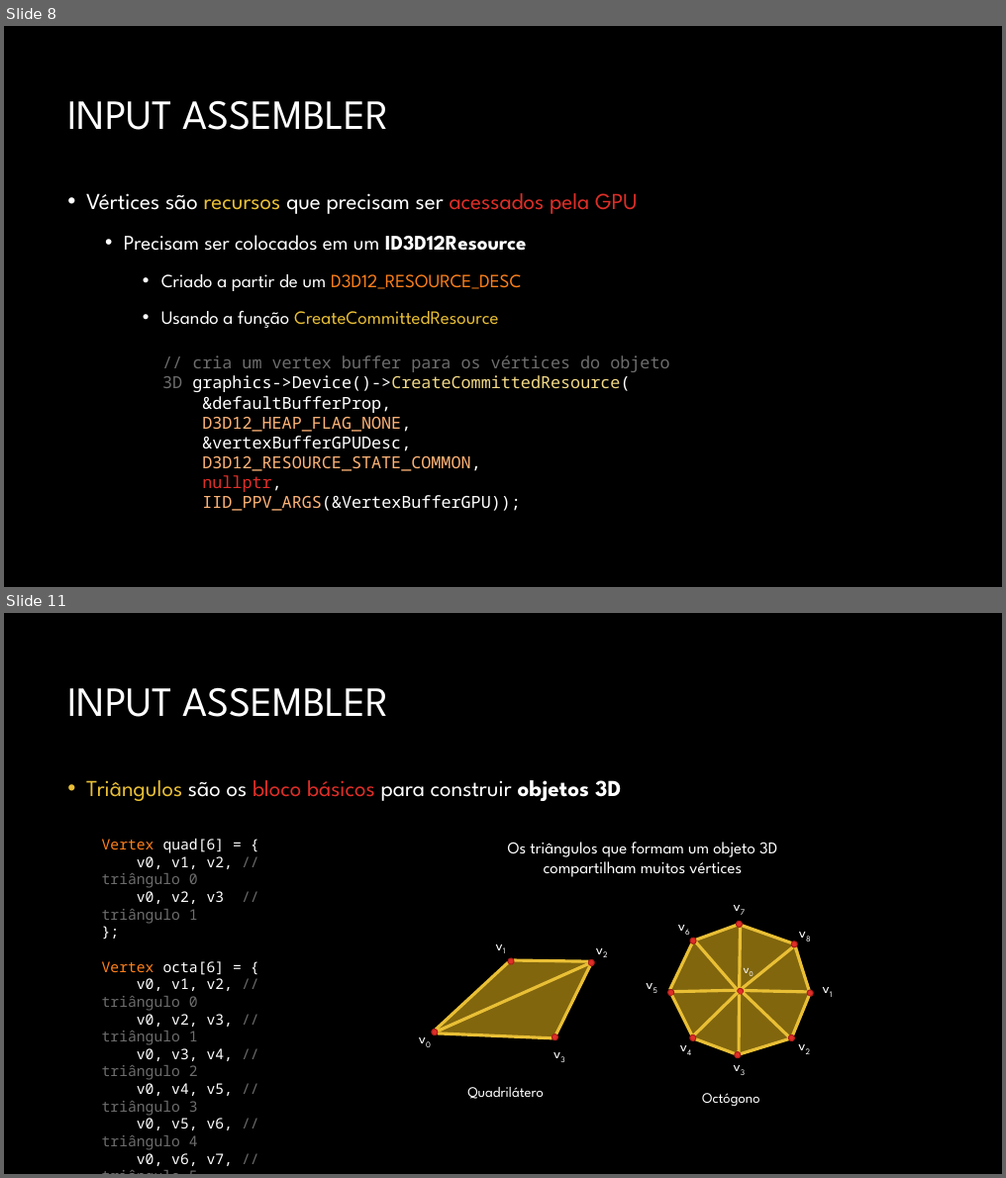
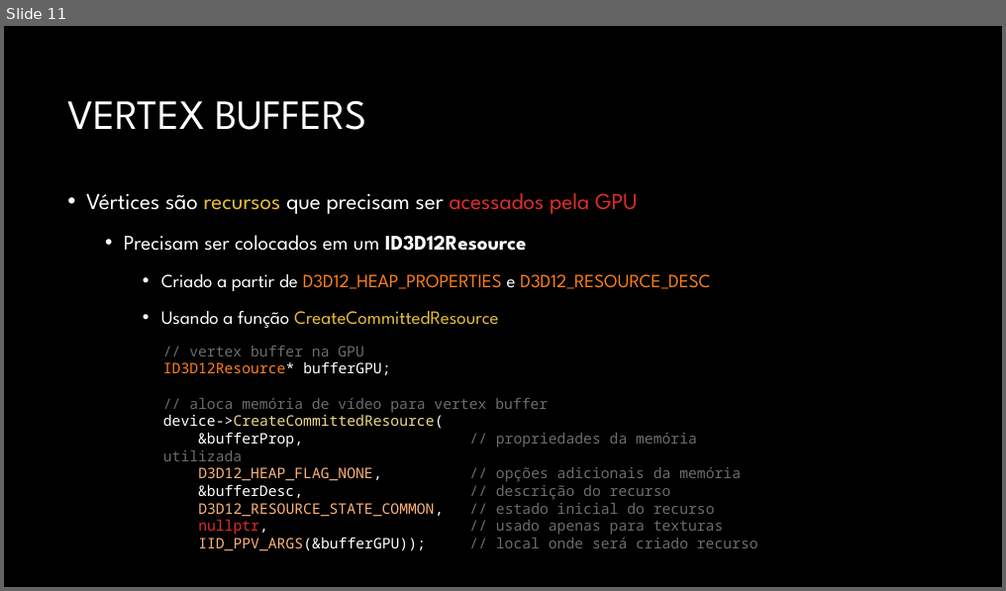
Before and after one commit to JudsonSS/CG, a slide deck: Slides/08. Desenho no Direct3D.pptx. Shown one above the other, each under a label of ours: slides 8 and 11 before the commit, slide 11 after it; the slides between them are not shown. The pictures are 1006x1178 and 1006x591 pixels, drawn with LibreOffice and Linux fonts; fonts in the diff are those of the drawing; background and template pictures are left out. Boxes give left, top, right and bottom in pixels: in the first picture for what was removed or moved away, otherwise in the second. Text is boxed around its words. In the diff, an @@ line names an element or a change of style, - is before the commit and + after.

```diff
--- a/Slides/08. Desenho no Direct3D.pptx
+++ b/Slides/08. Desenho no Direct3D.pptx
@@ slide 11 removed at [4, 613, 1002, 1174], background #000000 @@
@@ title removed at [67, 687, 389, 717] @@
-INPUT ASSEMBLER
@@ text removed at [86, 780, 621, 801] @@
-• Triângulos são os bloco básicos para construir objetos 3D
@@ text removed at [102, 838, 233, 1166] @@
-Vertex quad[6] = {
-v0, v1, v2, // triângulo 0
-v0, v2, v3 // triângulo 1
-};
-Vertex octa[6] = {
-v0, v1, v2, // triângulo 0
-v0, v2, v3, // triângulo 1
-v0, v3, v4, // triângulo 2
-v0, v4, v5, // triângulo 3
-v0, v5, v6, // triângulo 4
-v0, v6, v7, // triângulo 5
-v0, v7, v8, // triângulo 6
-v0, v8, v1 // triângulo 7
-};
@@ text removed at [508, 842, 777, 877] @@
-Os triângulos que formam um objeto 3D compartilham muitos vértices
@@ group removed at [137, 857, 617, 1099]: 5 texts, 5 lines, 4 ellipses, 2 freeform shapes @@
-Quadrilátero
-v0
-v1
-v2
-v3
@@ group removed at [643, 897, 837, 1107]: 16 lines, 10 texts, 9 ellipses, 8 freeform shapes @@
-Octógono
-v7
-v8
-v6
-v5
-v1
-v0
-v2
-v3
-v4
@@ what was slide 8 is now slide 11 @@
@@ slide 11 changed as well @@
@@ title at [67, 100, 366, 130]: text changed @@
-INPUT ASSEMBLER
+VERTEX BUFFERS
@@ text at [161, 274, 710, 291]: text changed @@
-    • Criado a partir de um D3D12_RESOURCE_DESC
+    • Criado a partir de D3D12_HEAP_PROPERTIES e D3D12_RESOURCE_DESC
@@ text at [163, 346, 758, 552]: text changed; size 16 to 14 pt; text colour #FFFFFF to #6D6D6D @@
-// cria um vertex buffer para os vértices do objeto 3D graphics->Device()->CreateCommittedResource(
-&defaultBufferProp,
-D3D12_HEAP_FLAG_NONE,
-&vertexBufferGPUDesc,
-D3D12_RESOURCE_STATE_COMMON,
-nullptr,
-IID_PPV_ARGS(&VertexBufferGPU));
+// vertex buffer na GPU
+ID3D12Resource* bufferGPU;
+// aloca memória de vídeo para vertex buffer
+device->CreateCommittedResource(
+&bufferProp, // propriedades da memória utilizada
+D3D12_HEAP_FLAG_NONE, // opções adicionais da memória
+&bufferDesc, // descrição do recurso
+D3D12_RESOURCE_STATE_COMMON, // estado inicial do recurso
+nullptr, // usado apenas para texturas
+IID_PPV_ARGS(&bufferGPU)); // local onde será criado recurso
```
Also in this commit, not shown: 6 other slides changed, 33 slides added, 15 other slides removed.
